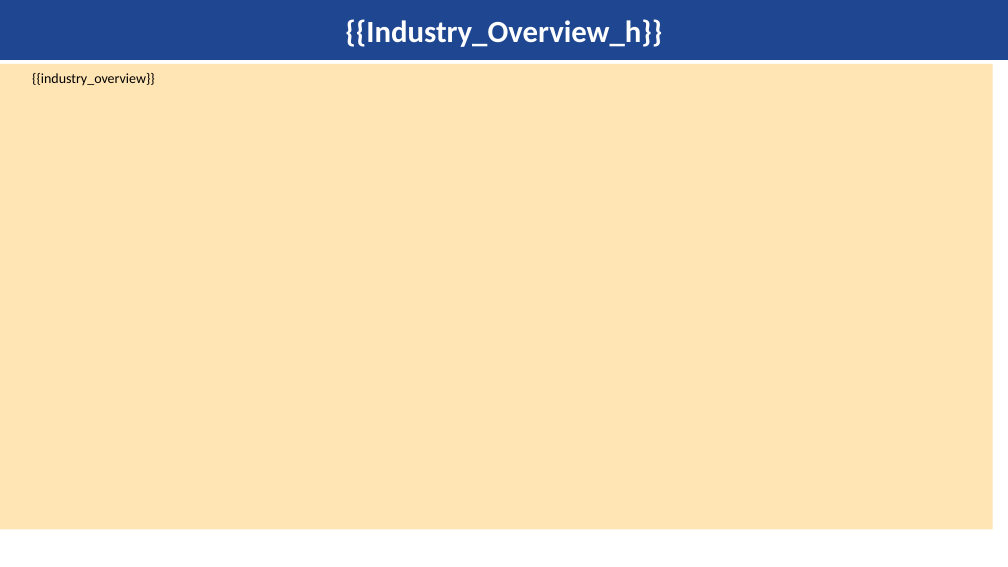
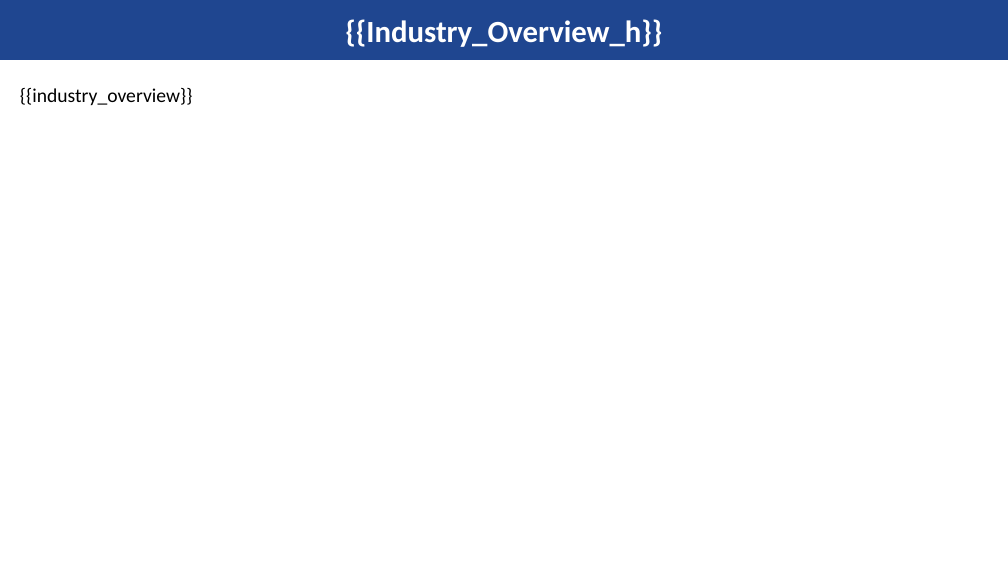
Before and after one commit to kishanyash/fluffy-lamp, a slide deck: slide 6 of master_template.pptx. Drawn at 1008x567 pixels with LibreOffice and Linux fonts; fonts in the diff are those of the drawing; background and template pictures are left out. Boxes give left, top, right and bottom in pixels: in the first picture for what was removed or moved away, otherwise in the second. Text is boxed around its words. In the diff, an @@ line names an element or a change of style, - is before the commit and + after.

```diff
--- a/master_template.pptx
+++ b/master_template.pptx
@@ text "{{industry_overview}}": place and size @@
-text "{{industry_overview}}" at (0, 64, 993, 529)
+text "{{industry_overview}}" at (20, 88, 193, 105)
@@ text "{{industry_overview}}" at (20, 88, 193, 105): size 10 to 14 pt; alignment justified to left; indent changed; vertical alignment middle to top; fill #FFE5B4 to none @@
```
Also in this commit, not shown: 10 other slides changed, 1 slide added.
